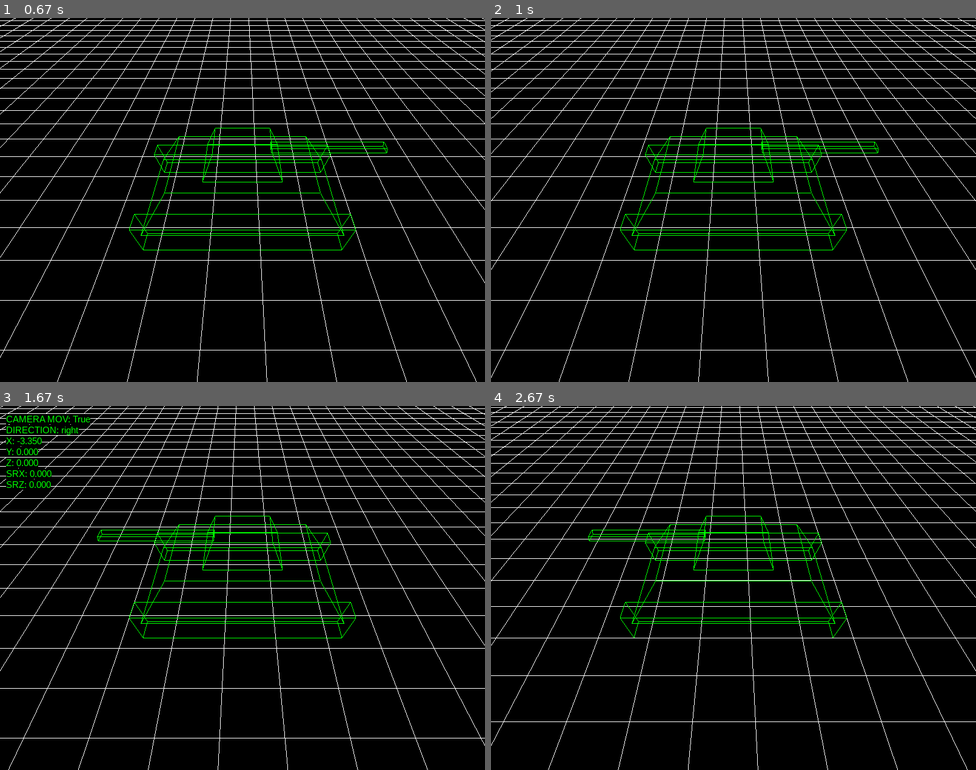
Above: before the commit, frames 1-4 (two rows, left to right).
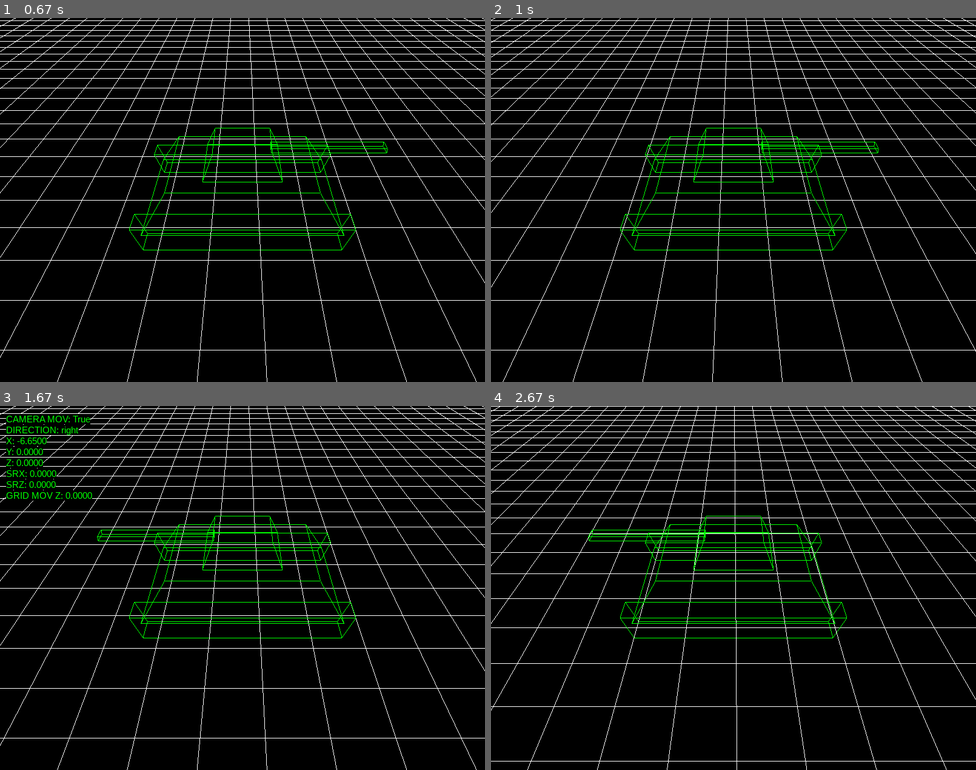
Above: after the commit, the same moments.

Repository: antonioam82/tank_controller
Game: pygame game, started from tank_demo_v.py
The game is run twice, just before and just after one commit, with the same random seed, the same clock (stepped at 60 frames per second) and the same inputs.
Inputs:
- Up to frame 1 (0.67 s): hold C from 0.33 s (still down); hold Right from 0.33 s (still down)
- Up to frame 2 (1 s): release C at 0.8 s; release Right at 0.8 s; tap C at 0.83 s
- Up to frame 3 (1.67 s): tap J at 1.17 s; hold Right from 1.5 s (still down); tap V at 1.65 s
- Up to frame 4 (2.67 s): release Right at 1.97 s; hold Up 2-2.3 s; hold Right from 2.33 s (still down); tap J at 2.4 s

Frame 1 is identical in both runs. In frame 2, 3.1% of the frame differs, in the area x 0-100%, y 0-100%; in frame 3, 3.2%; in frame 4, 10%.

Commit message:
Primeras pruebas con parada progresiva, en eje 'z'

Diff:
--- a/tank_demo_v.py
+++ b/tank_demo_v.py
@@ -143,9 +143,9 @@
     grid = draw_grid()
 
     # ============== ESTADO ==============
-    x = y = z = 0.00                # desplazamiento del mundo
-    grid_mov_x = grid_mov_z = 0.0
-    stop_rate_x = stop_rate_z = 0.0
+    x = y = z = 0.0000                # desplazamiento del mundo
+    grid_mov_x = grid_mov_z = 0.0000
+    stop_rate_x = stop_rate_z = 0.0000
     last_cam_pos_x = last_cam_pos_z = 0.0
 
     hide_info = True
@@ -171,32 +171,32 @@
                     running = False
 
                 elif e.key == K_UP:
-                    grid_mov_z = 0.05
-                    grid_mov_x = 0.0
+                    grid_mov_z = 0.1000 #0.05
+                    grid_mov_x = 0.0000
                     model_angle = 180
                     direction = 'front'
-                    stop_rate_x = stop_rate_z = 0.0
+                    stop_rate_x = stop_rate_z = 0.0000
 
                 elif e.key == K_DOWN:
-                    grid_mov_z = -0.05
-                    grid_mov_x = 0.0
+                    grid_mov_z = -0.10000 #-0.05
+                    grid_mov_x = 0.0000
                     model_angle = 0
                     direction = 'back'
-                    stop_rate_x = stop_rate_z = 0.0
+                    stop_rate_x = stop_rate_z = 0.0000
 
                 elif e.key == K_LEFT:
-                    grid_mov_x = 0.05
-                    grid_mov_z = 0.0
+                    grid_mov_x = 0.0500
+                    grid_mov_z = 0.0000
                     model_angle = -90
                     direction = 'left'
-                    stop_rate_x = stop_rate_z = 0.0
+                    stop_rate_x = stop_rate_z = 0.0000
 
                 elif e.key == K_RIGHT:
-                    grid_mov_x = -0.05
-                    grid_mov_z = 0.0
+                    grid_mov_x = -0.05000
+                    grid_mov_z = 0.0000
                     model_angle = 90
                     direction = 'right'
-                    stop_rate_x = stop_rate_z = 0.0
+                    stop_rate_x = stop_rate_z = 0.0000
 
                 elif e.key == K_b:
                     y_tower = 0.0
@@ -205,11 +205,11 @@
                     y_tower = 180
 
                 elif e.key == K_c:
-                    grid_mov_x = grid_mov_z = 0.0
+                    #grid_mov_x = grid_mov_z = 0.0
                     if direction == 'front' or direction == 'back':
-                        stop_rate_z = 0.01
+                        stop_rate_z = 0.0001
                     elif direction == 'right' or direction == 'left':
-                        stop_rate_x = 0.01
+                        stop_rate_x = 0.0001
 
                 elif e.key == K_j:
                     hide_info = not hide_info
@@ -290,6 +290,14 @@
             grid_mov_z = 0.0'''
 
         #print(f'GRID X: {grid_mov_x} GRID Z: {grid_mov_z}')
+        #if grid_mov_z > 0.0000 or grid_mov_z < 0.0000:
+        #FRENADA PROGRESIVA PARA MOVIMIENTO HACIA ADELANTE
+        if grid_mov_z > 0.0000:
+            grid_mov_z -= stop_rate_z
+
+        #if grid_mov_z < 0.0000:
+            #grid_mov_z += stop_rate_z
+
         x += grid_mov_x
         z += grid_mov_z
 
@@ -358,11 +366,12 @@
         if not hide_info:
             draw_text(font, 10, 570, f'CAMERA MOV: {not stop_camera}')
             draw_text(font, 10, 552, f'DIRECTION: {direction}')
-            draw_text(font, 10, 534, f'X: {x:.3f}')
-            draw_text(font, 10, 516, f'Y: {y:.3f}')
-            draw_text(font, 10, 498, f'Z: {z:.3f}')
-            draw_text(font, 10, 480, f'SRX: {stop_rate_x:.3f}')
-            draw_text(font, 10, 462, f'SRZ: {stop_rate_z:.3f}')
+            draw_text(font, 10, 534, f'X: {x:.4f}')
+            draw_text(font, 10, 516, f'Y: {y:.4f}')
+            draw_text(font, 10, 498, f'Z: {z:.4f}')
+            draw_text(font, 10, 480, f'SRX: {stop_rate_x:.4f}')
+            draw_text(font, 10, 462, f'SRZ: {stop_rate_z:.4f}')
+            draw_text(font, 10, 444, f'GRID MOV Z: {grid_mov_z:.4f}')
 
         pygame.display.flip()
         pygame.time.wait(10)
